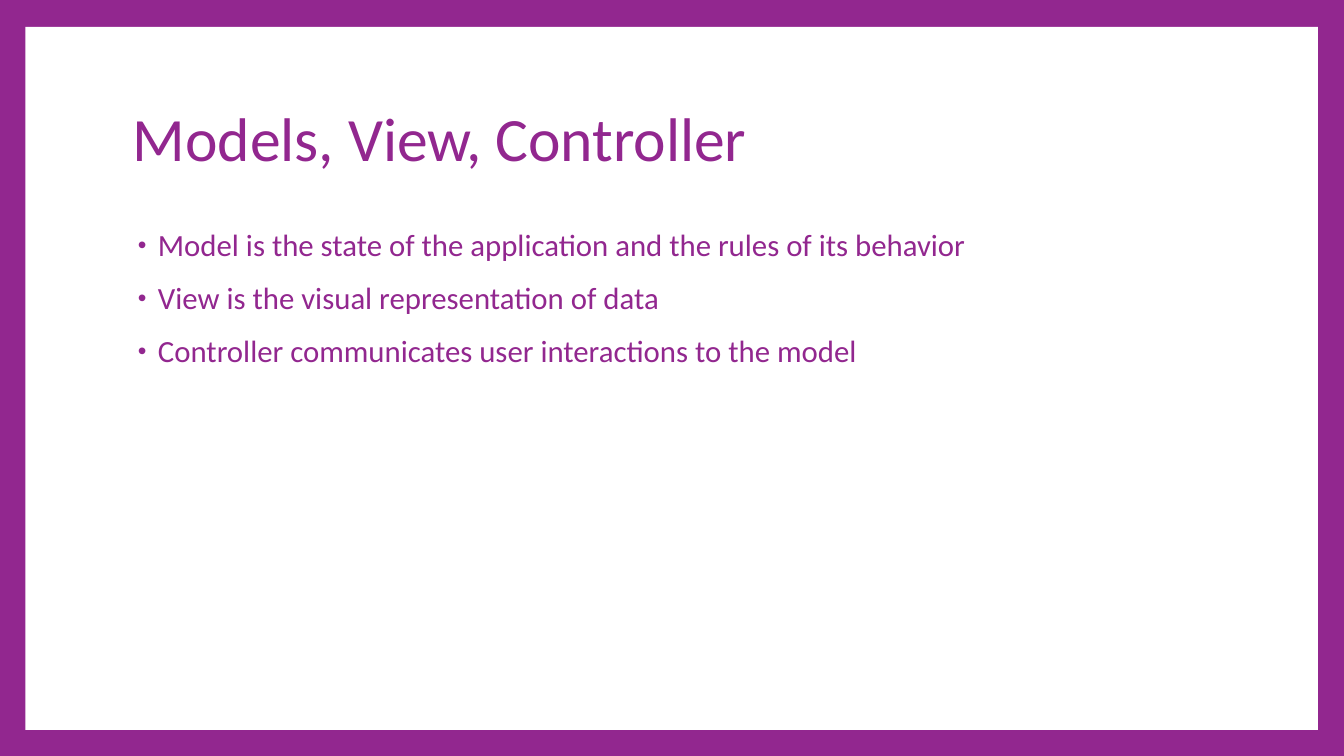
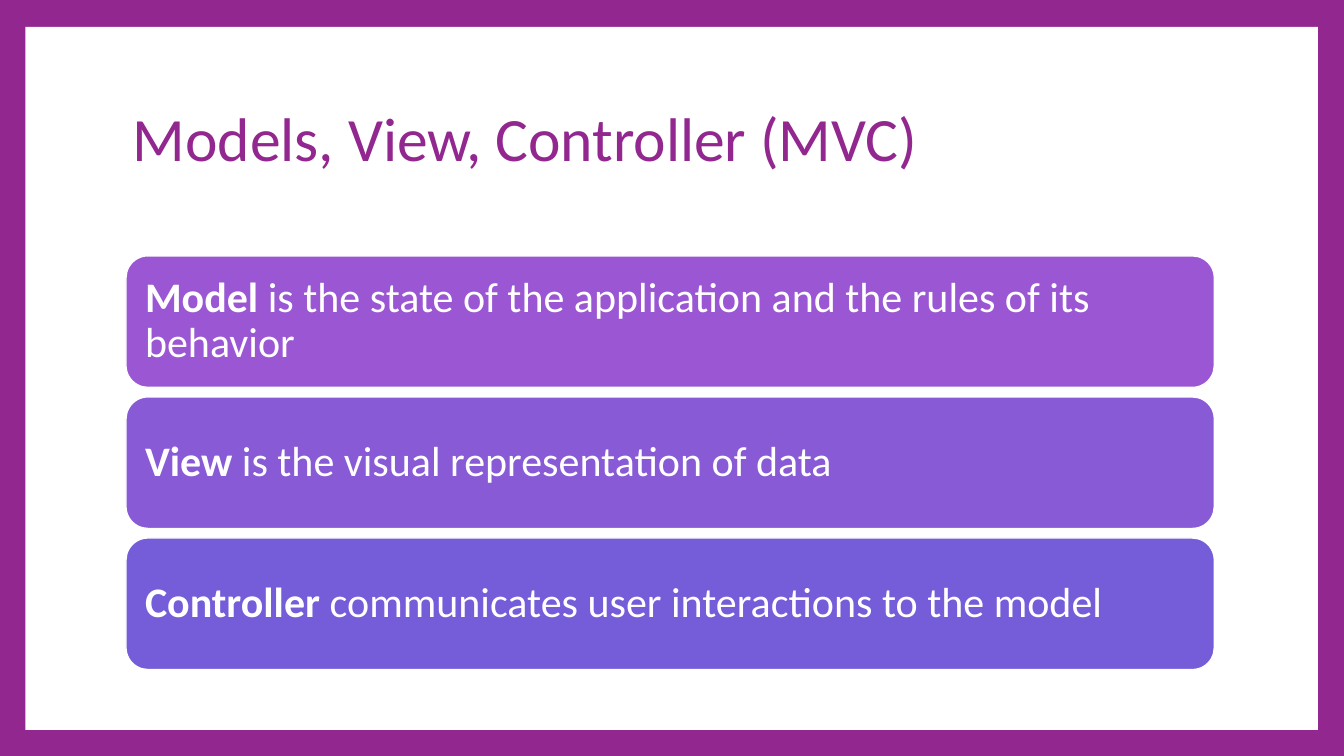
Before and after one commit to cdiggins/cs321, a slide deck: slide 28 of class-notes/cs321-winter-2023-lecture-19-architecture-2.pptx (slide 15 before the commit). Drawn at 1344x756 pixels with LibreOffice and Linux fonts; fonts in the diff are those of the drawing. Boxes give left, top, right and bottom in pixels: in the first picture for what was removed or moved away, otherwise in the second. Text is boxed around its words. In the diff, an @@ line names an element or a change of style, - is before the commit and + after.

```diff
--- a/class-notes/cs321-winter-2023-lecture-19-architecture-2.pptx
+++ b/class-notes/cs321-winter-2023-lecture-19-architecture-2.pptx
@@ title at <box>133,116,917,170</box>: text changed @@
-Models, View, Controller
+Models, View, Controller (MVC)
@@ text removed at <box>158,234,965,363</box> @@
-• Model is the state of the application and the rules of its behavior
-• View is the visual representation of data
-• Controller communicates user interactions to the model
@@ group added at <box>126,256,1215,670</box>: 3 rounded rectangles, 3 texts @@
+Model is the state of the application and the rules of its behavior
+View is the visual representation of data
+Controller communicates user interactions to the model
```
Also in this commit, not shown: 5 other slides changed, 29 slides added, 14 slides removed, 12 other files.
